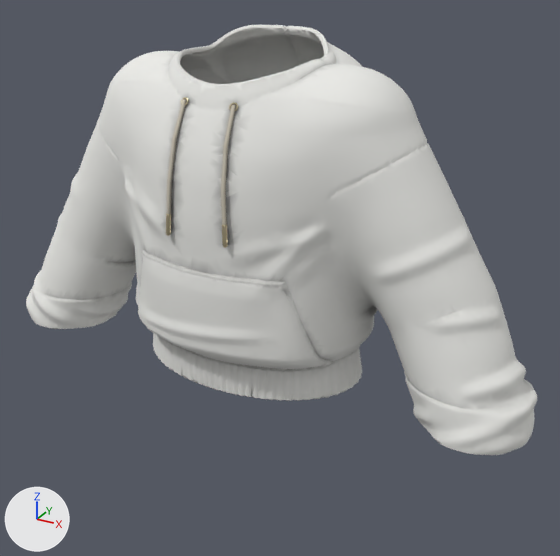
An edit to the glTF model Frontend/public/models/prendas/sudaderas/03_sudadera_capucha_crop.glb, drawn before and after from the same camera.
Camera for both pictures: a 50 mm camera at (0.607, -1.012, 1.66) aimed at (0.043, 0.014, 1.147). The lights are fixed; the arrows at lower left show +X, +Y and +Z. The older version comes first. Vertices at exactly the same position are counted once.

Objects in the first picture: 'Sudadera con capucha crop'.
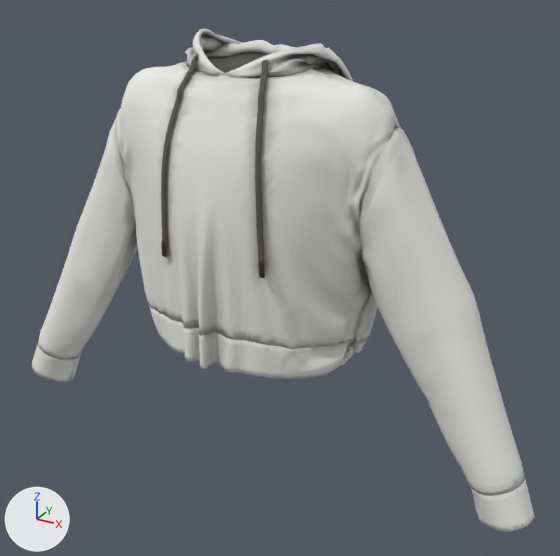
Pixel boxes (x1, y1, x2, y2) of what changed, in the pictures (560 x 556 px):
'Sudadera con capucha crop', reshaped, moved, rescaled (17% taller)
    before: (26, 25, 537, 455)
    after: (32, 29, 535, 532)
part 1 of me_sudadera_con_capucha_crop, rebuilt (9% taller)
    before: (26, 25, 537, 455)
    after: (38, 29, 525, 496)
part 2 of me_sudadera_con_capucha_crop, deleted
    before: (166, 97, 238, 248)
part 3 of me_sudadera_con_capucha_crop, added
    after: (149, 54, 367, 379)
part 4 of me_sudadera_con_capucha_crop, added
    after: (470, 480, 535, 532)
part 5 of me_sudadera_con_capucha_crop, added
    after: (32, 341, 81, 382)

The change, as a diff of the scene's bpy script:
```diff
--- a/Frontend/public/models/prendas/sudaderas/03_sudadera_capucha_crop.glb.py
+++ b/Frontend/public/models/prendas/sudaderas/03_sudadera_capucha_crop.glb.py
@@ me_sudadera_con_capucha_crop @@
 # used by ob_sudadera_con_capucha_crop; location = (-0.479, 0.174, 0.996); scale = (0.0000145, 0.0000145, 0.0000145)
-me_sudadera_con_capucha_crop.from_pydata(...)  # 69517 vertices, 139019 faces; spans x 0.0..65535.0, y -23181.0..0.0, z 0.0..36949.0
+me_sudadera_con_capucha_crop.from_pydata(...)  # 40689 vertices, 82204 faces; spans x 0.0..65535.0, y -22128.0..0.0, z 0.0..45846.0
+# me_sudadera_con_capucha_crop part 1: the loose piece of 65649 vertices spanning x 0.0..65535.0, y -23181.0..0.0, z 0.0..36949.0 is rebuilt with 32813 vertices and now spans x 1475.0..64028.0, y -22003.0..0.0, z 3709.0..45846.0
+# me_sudadera_con_capucha_crop part 2: 6 loose pieces with 3868 vertices, spanning x 29310.0..36576.0, y -22968.0..-19325.0, z 18209.0..31517.0, are deleted
+# me_sudadera_con_capucha_crop part 3: 6296 vertices added at x 19875.0..45596.0, y -22128.0..-5048.0, z 10970.0..44004.0
+# me_sudadera_con_capucha_crop part 4: 942 vertices added at x 58844.0..65535.0, y -16653.0..-11602.0, z 12.0..5900.0
+# me_sudadera_con_capucha_crop part 5: 638 vertices added at x 0.0..6706.0, y -16649.0..-11569.0, z 0.0..5899.0
 me_sudadera_con_capucha_crop.materials.append(mat_tela)
@@ ob_sudadera_con_capucha_crop @@
 ob_sudadera_con_capucha_crop = bpy.data.objects.new('Sudadera con capucha crop', me_sudadera_con_capucha_crop)
-ob_sudadera_con_capucha_crop.location = (-0.479, 0.174, 0.996)
-ob_sudadera_con_capucha_crop.scale = (0.0000145, 0.0000145, 0.0000145)
+ob_sudadera_con_capucha_crop.location = (-0.497, 0.184, 0.839)
+ob_sudadera_con_capucha_crop.scale = (0.0000152, 0.0000152, 0.0000152)
```
